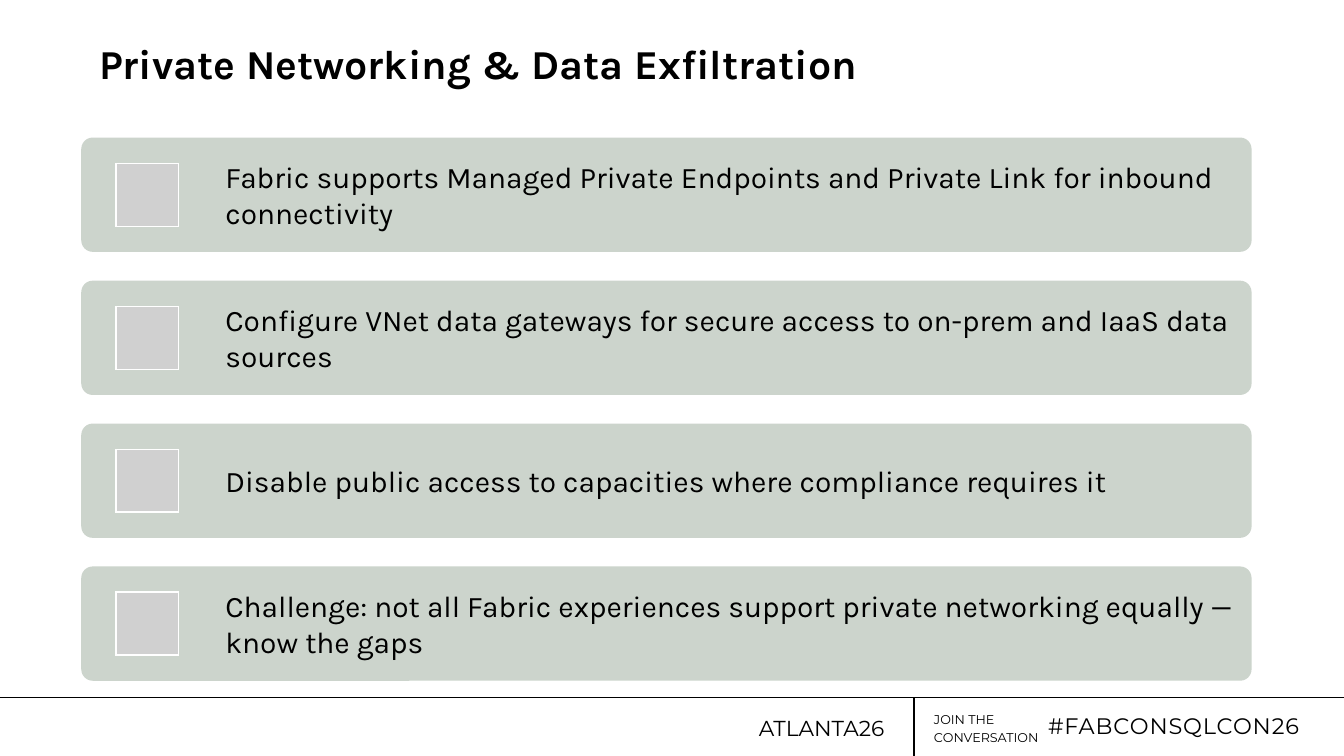
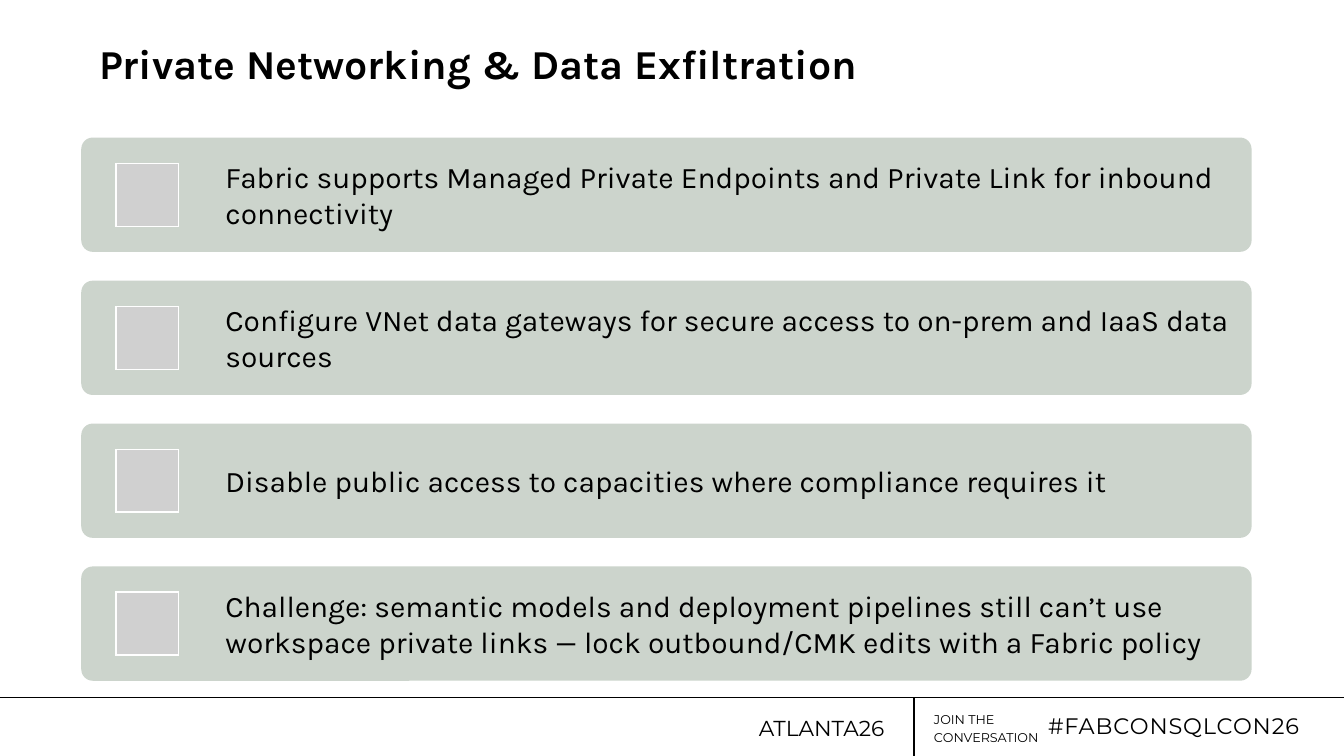
Before and after one commit to jdanton/FabricWAF, a slide deck: slide 19 of Dantoni_FabCon26-WAF.pptx (slide 18 before the commit). Drawn at 1344x756 pixels with LibreOffice and Linux fonts; fonts in the diff are those of the drawing; grey boxes stand for pictures; background and template pictures are left out. Boxes give left, top, right and bottom in pixels: in the first picture for what was removed or moved away, otherwise in the second. Text is boxed around its words. In the diff, an @@ line names an element or a change of style, - is before the commit and + after.

```diff
--- a/Dantoni_FabCon26-WAF.pptx
+++ b/Dantoni_FabCon26-WAF.pptx
@@ text at [225,596,1201,661]: text changed @@
-Challenge: not all Fabric experiences support private networking equally — know the gaps
+Challenge: semantic models and deployment pipelines still can’t use workspace private links — lock outbound/CMK edits with a Fabric policy
```
Also in this commit, not shown: 7 other slides changed, 1 slide added, 5 slides removed.
